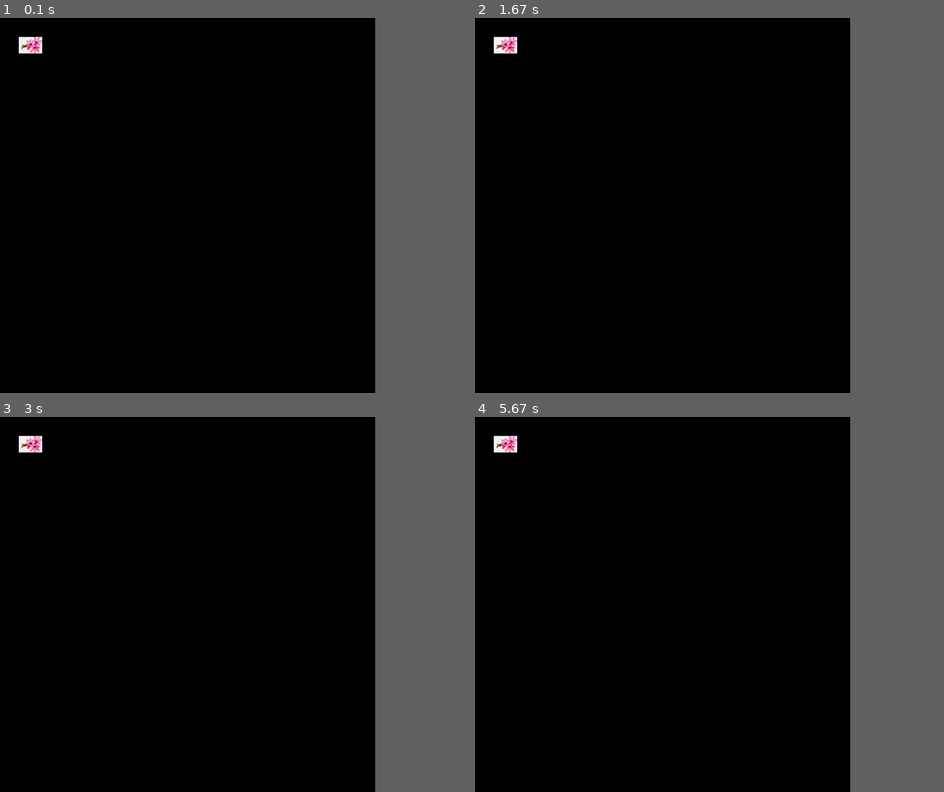
Above: before the commit, frames 1-4 (two rows, left to right).
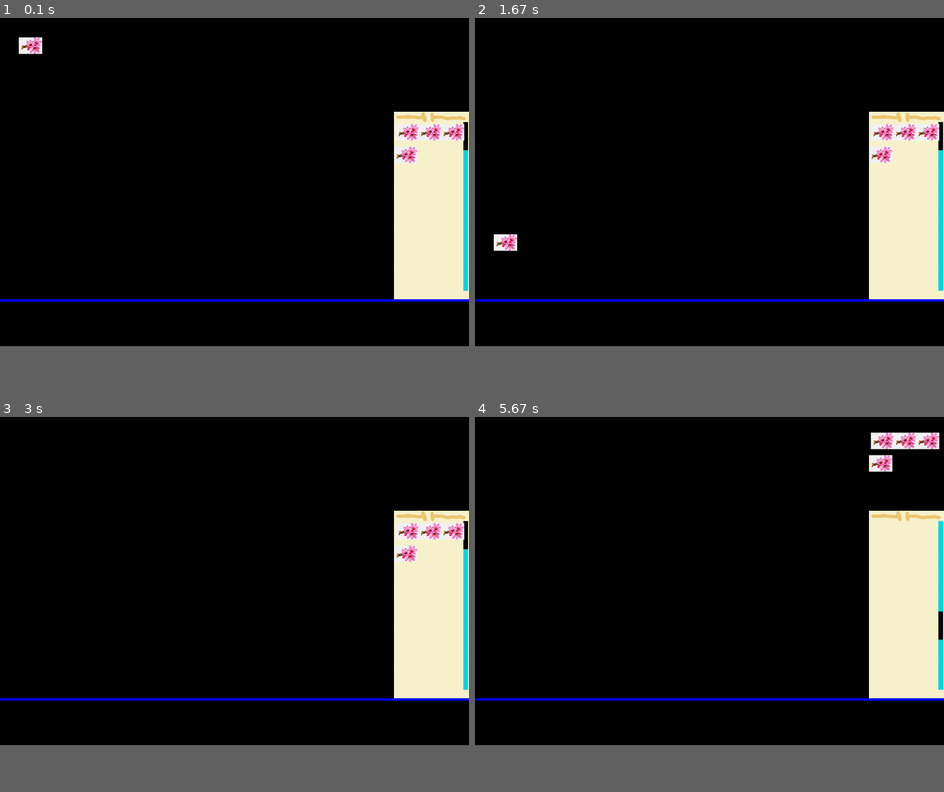
Above: after the commit, the same moments.

Repository: pumpkineater777/projectpygame
Game: pygame game, started from main.py
Same seed, same stepped clock (60 frames per second), same inputs: the game is played once before the commit and once after it.
Inputs (mouse positions are in pixels of both pictures, inside the frame that each line leads up to):
- Up to frame 1 (0.1 s): no input
- Up to frame 2 (1.67 s): press the mouse at (939, 134) at 0.37 s; move the mouse to (751, 134) at 0.47 s; release the mouse at (564, 134) at 0.6 s; press the mouse at (939, 134) at 0.7 s; move the mouse to (845, 201) at 0.8 s; release the mouse at (751, 265) at 0.93 s; press the mouse at (939, 265) at 1.03 s; move the mouse to (850, 224) at 1.13 s; release the mouse at (761, 183) at 1.27 s; press the mouse at (939, 183) at 1.37 s; move the mouse to (826, 123) at 1.47 s; release the mouse at (714, 63) at 1.6 s
- Up to frame 3 (3 s): press the mouse at (464, 533) at 1.7 s; move the mouse to (342, 615) at 1.8 s; release the mouse at (225, 702) at 1.93 s; press the mouse at (464, 675) at 2.53 s; move the mouse to (375, 578) at 2.63 s; release the mouse at (286, 484) at 2.77 s
- Up to frame 4 (5.67 s): press the mouse at (939, 533) at 3.37 s; move the mouse to (751, 567) at 3.47 s; release the mouse at (564, 600) at 3.6 s; press the mouse at (939, 600) at 4.2 s; move the mouse to (840, 582) at 4.3 s; release the mouse at (747, 559) at 4.43 s; press the mouse at (939, 559) at 5.03 s; move the mouse to (747, 559) at 5.13 s; release the mouse at (554, 559) at 5.27 s; press the mouse at (939, 559) at 5.37 s; move the mouse to (854, 593) at 5.47 s; release the mouse at (765, 627) at 5.6 s
In our replay, the window is 720x720 before the commit and 900x630 after it. These sizes can differ from the game's own. Grey fills any space a smaller window leaves; there, only what the larger window draws over its background counts as a difference.

The runs differ from the first frame. In frame 1, 8.7% of the frame differs, in the area x 0-100%, y 5-76%; in frame 2, 9.1%; in frame 3, 8.9%; in frame 4, 9.8%, in the area x 0-100%, y 4-76%.

Commit message:
first git

Diff:
--- /dev/null
+++ b/bar.py
@@ -0,0 +1,13 @@
+import pygame as pg
+
+
+class EvilBar(pg.sprite.Sprite):
+    def __init__(self, direc, x, x1):
+        super().__init__()
+        self.image
+
+'''
+так тоже не получиться
+надо будет сделать группу евил бар прям в основном коде
+и там оттслеживать чтобы прямоугольник не двигался за границы
+скорее всего я сделаю проще и сделаю евил ббар не меняющееся длиной'''
--- a/ingridient.py
+++ b/ingridient.py
@@ -3,6 +3,7 @@
 
 width = 40
 height = 40
+GRAVITY = 0.35
 
 
 class Ingridient(pg.sprite.Sprite):
@@ -12,3 +13,12 @@
         self.rect = self.image.get_rect()
         self.rect.x = x
         self.rect.y = y
+        self.vx = 0
+        self.vy = 0
+
+    def mouse_over(self, mouse):
+        return False
+
+    def update(self, platforms):
+        self.vy += 0.35
+        self.rect = self.rect.move(self.vx, self.vy)
--- a/main.py
+++ b/main.py
@@ -1,27 +1,103 @@
 import pygame as pg
 from ingridient import Ingridient
-from rightobject import RightThing
+from load_image import load_image
+from object import Object
 
 fps = 30
 
 
+class OnlyImage(pg.sprite.Sprite):
+    def __init__(self, x, y, name):
+        super().__init__()
+        self.image = load_image(name)
+        self.rect = self.image.get_rect()
+        self.rect.x = x
+        self.rect.y = y
+
+    def mouse_over(self, mouse):
+        return False
+
+
+class bar(pg.sprite.Sprite):
+    def __init__(self, x, y):
+        super().__init__()
+        self.image = pg.Surface((10, 60))
+        self.rect = self.image.get_rect()
+        self.rect.x = x
+        self.rect.y = y
+
+    def mouse_over(self, mouse):
+        if self.rect.collidepoint(mouse):
+            return True
+
+    def update_mouse(self, mouse, ots):
+        mouse_x, mouse_y = mouse
+        self.rect.y = mouse_y - ots
+        if self.rect.y < 222:
+            self.rect.y = 222
+        if self.rect.y > 582 - 60:
+            self.rect.y = 582 - 60
+
+
 if __name__ == "__main__":
     pg.init()
-    size = width, height = 800, 800
+    size = width, height = 1000, 700
     screen = pg.display.set_mode(size)
     pg.display.set_caption("Narkotiki")
     clock = pg.time.Clock()
     running = True
     entities = pg.sprite.Group()
     entities.add(Ingridient(40, 40))
-    entities.add(RightThing(600, 100))
+    entities.add(OnlyImage(840, 200, "rightobject.png"))
+    Bar = bar(988, 222)
+    entities.add(Bar)
+    platforms = []
+    temp = Object(0, 600)
+    platforms.append(temp)
+    entities.add(temp)
+    clicked = None
+    ingr = []
+    INGR = [("flower1.png", 9), ("flower1.png", 10), ("flower1.png", 9), ("flower1.png", 10)]
+    temp_x = 4
+    temp_y = 4
+    for elem in INGR:
+        print(1)
+        temp = OnlyImage(840 + temp_x, 222 + temp_y, elem[0])
+        ingr.append(temp)
+        entities.add(temp)
+        if temp_x == 100:
+            temp_x = 0
+            temp_y += 48
+        else:
+            temp_x += 48
+    entities.draw(screen)
     pg.display.flip()
     while running:
         for event in pg.event.get():
             if event.type == pg.QUIT:
                 running = False
+            if event.type == pg.MOUSEBUTTONDOWN:
+                for elem in entities:
+                    if elem.mouse_over(event.pos):
+                        clicked = elem
+                        mouse_y = event.pos[1] - elem.rect.y
+            if event.type == pg.MOUSEBUTTONUP:
+                clicked = None
         screen.fill("black")
-        entities.update()
+        entities.update(platforms)
+        if clicked != None:
+            mouse_pos = pg.mouse.get_pos()
+            clicked.update_mouse(mouse_pos, mouse_y)
+        temp_x = 4
+        temp_y = 4
+        for elem in ingr:
+            elem.rect.y = 222 - (Bar.rect.y - 222) + temp_y
+            elem.rect.x = 840 + temp_x
+            if temp_x == 100:
+                temp_x = 0
+                temp_y += 48
+            else:
+                temp_x += 48
         entities.draw(screen)
         pg.display.flip()
         clock.tick(fps)
--- /dev/null
+++ b/object.py
@@ -0,0 +1,14 @@
+import pygame as pg
+
+
+class Object(pg.sprite.Sprite):
+    def __init__(self, x, y):
+        super().__init__()
+        self.image = pg.Surface((1000, 5))
+        self.image.fill("blue")
+        self.rect = self.image.get_rect()
+        self.rect.x = x
+        self.rect.y = y
+
+    def mouse_over(self, mouse):
+        return False
--- a/rightobject.py
+++ b/rightobject.py
@@ -1,11 +1,65 @@
-import pygame as pg
+import pygame
+import random
+
+from sprites import Mouse
 
 
-class RightThing(pg.sprite.Sprite):
-    def __init__(self, x, y):
-        super().__init__()
-        self.image = pg.Surface((200, 500))
-        self.image.set_colorkey("white")
+class Button(pygame.sprite.Sprite):
+    def __init__(self, id, position):
+        pygame.sprite.Sprite.__init__(self)
+        self.id = id
+        self.image = pygame.image.load('image/flower1.png')
         self.rect = self.image.get_rect()
-        self.rect.x = x
-        self.rect.y = y
+        self.rect.topleft = position
+
+    def mouse_over(self, mouse):
+        if self.rect.collidepoint(mouse):
+            print(self.id)
+
+
+pygame.init()
+
+pygame.display.set_caption("тест")
+icon_game = pygame.image.load("image/rightobject.png")
+pygame.display.set_icon(icon_game)
+screen = pygame.display.set_mode((1024, 768))
+clock = pygame.time.Clock()
+mouse = Mouse((0, 0))
+
+x = random.randint(0, 9)
+
+heroes = pygame.sprite.Group()
+heroes.add(Button(0, (0, 0)), Button(1, (100, 0)), )
+
+running = True
+while running:
+    for event in pygame.event.get():
+        if event.type == pygame.QUIT:
+            running = False
+        elif event.type == pygame.MOUSEMOTION:
+            for hero in heroes:
+                hero.mouse_over(event.pos)
+
+    # if pygame.sprite.spritecollide(mouse, heroes, False):
+    #     print(heroes)
+
+    screen.fill((0, 0, 0))
+
+    # получение координат мыши
+    mouse_pos = pygame.mouse.get_pos()
+    mouse.rect.x = mouse_pos[0]
+    mouse.rect.y = mouse_pos[1]
+
+    heroes.draw(screen)
+
+    # прорисовка моего курсора и скрытие стандартного
+    screen.blit(mouse.image, mouse_pos)
+    pygame.mouse.set_visible(0)
+
+    pygame.display.flip()
+    clock.tick(60)
+
+#      print(clock)
+
+
+pygame.quit()
Binary file added: image/rightobject.png
